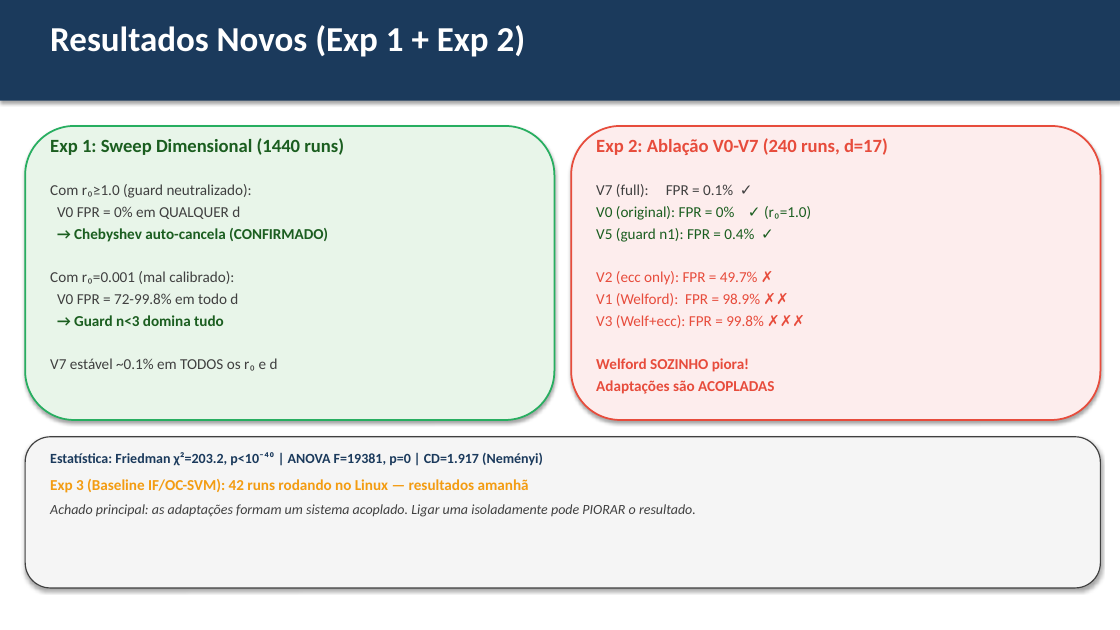
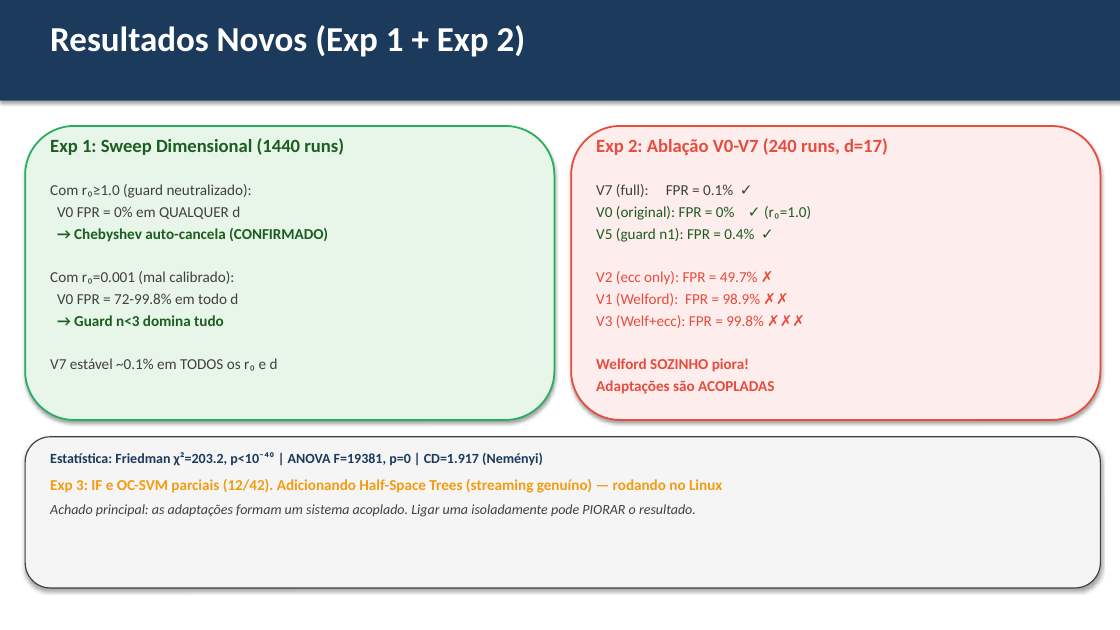
Before and after one commit to agvicente/final-project, a slide deck: slide 8 of docs/meeting/2026-04-17-main-advisor/2026-04-17-main-advisor.pptx. Drawn at 1120x630 pixels with LibreOffice and Linux fonts; fonts in the diff are those of the drawing. Boxes give left, top, right and bottom in pixels: in the first picture for what was removed or moved away, otherwise in the second. Text is boxed around its words. In the diff, an @@ line names an element or a change of style, - is before the commit and + after.

```diff
--- a/docs/meeting/2026-04-17-main-advisor/2026-04-17-main-advisor.pptx
+++ b/docs/meeting/2026-04-17-main-advisor/2026-04-17-main-advisor.pptx
@@ text at box(50, 479, 722, 493): text changed @@
-Exp 3 (Baseline IF/OC-SVM): 42 runs rodando no Linux — resultados amanhã
+Exp 3: IF e OC-SVM parciais (12/42). Adicionando Half-Space Trees (streaming genuíno) — rodando no Linux
```
Also in this commit, not shown: 9 other files.
